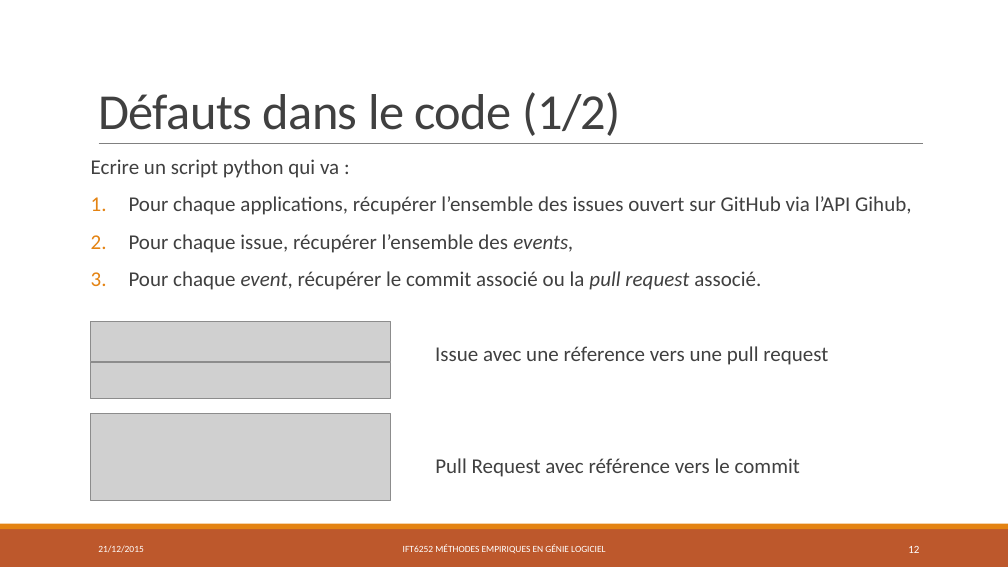
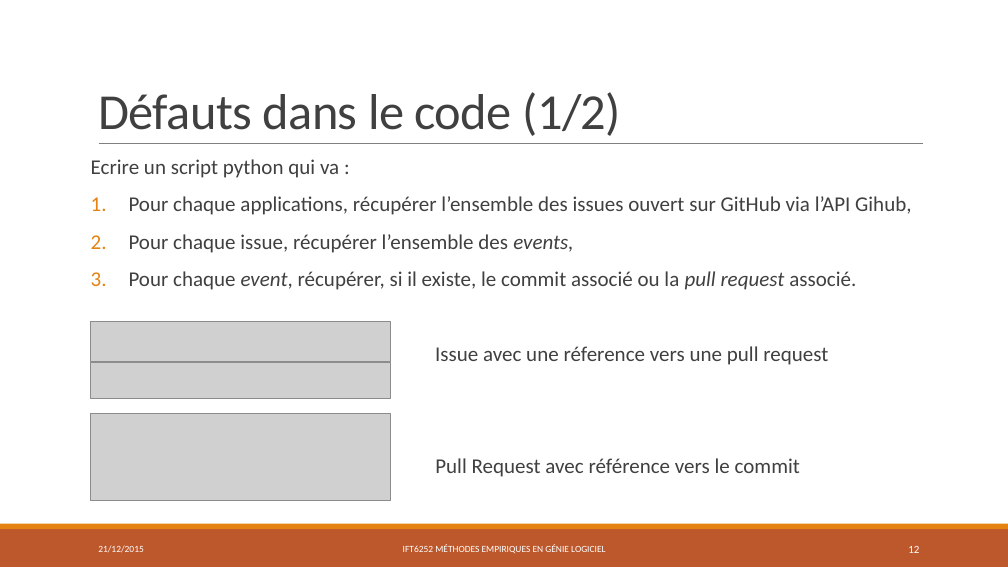
Before and after one commit to PierreGe/Android-defect-study, a slide deck: slide 12 of rapport/presentation/final.pptx. Drawn at 1008x567 pixels with LibreOffice and Linux fonts; fonts in the diff are those of the drawing; grey boxes stand for pictures. Boxes give left, top, right and bottom in pixels: in the first picture for what was removed or moved away, otherwise in the second. Text is boxed around its words. In the diff, an @@ line names an element or a change of style, - is before the commit and + after.

```diff
--- a/rapport/presentation/final.pptx
+++ b/rapport/presentation/final.pptx
@@ text at (x1=129, y1=271, x2=856, y2=290): text changed @@
-3. Pour chaque event, récupérer le commit associé ou la pull request associé.
+3. Pour chaque event, récupérer, si il existe, le commit associé ou la pull request associé.
```
Also in this commit, not shown: 13 other slides changed, 1 other file.
